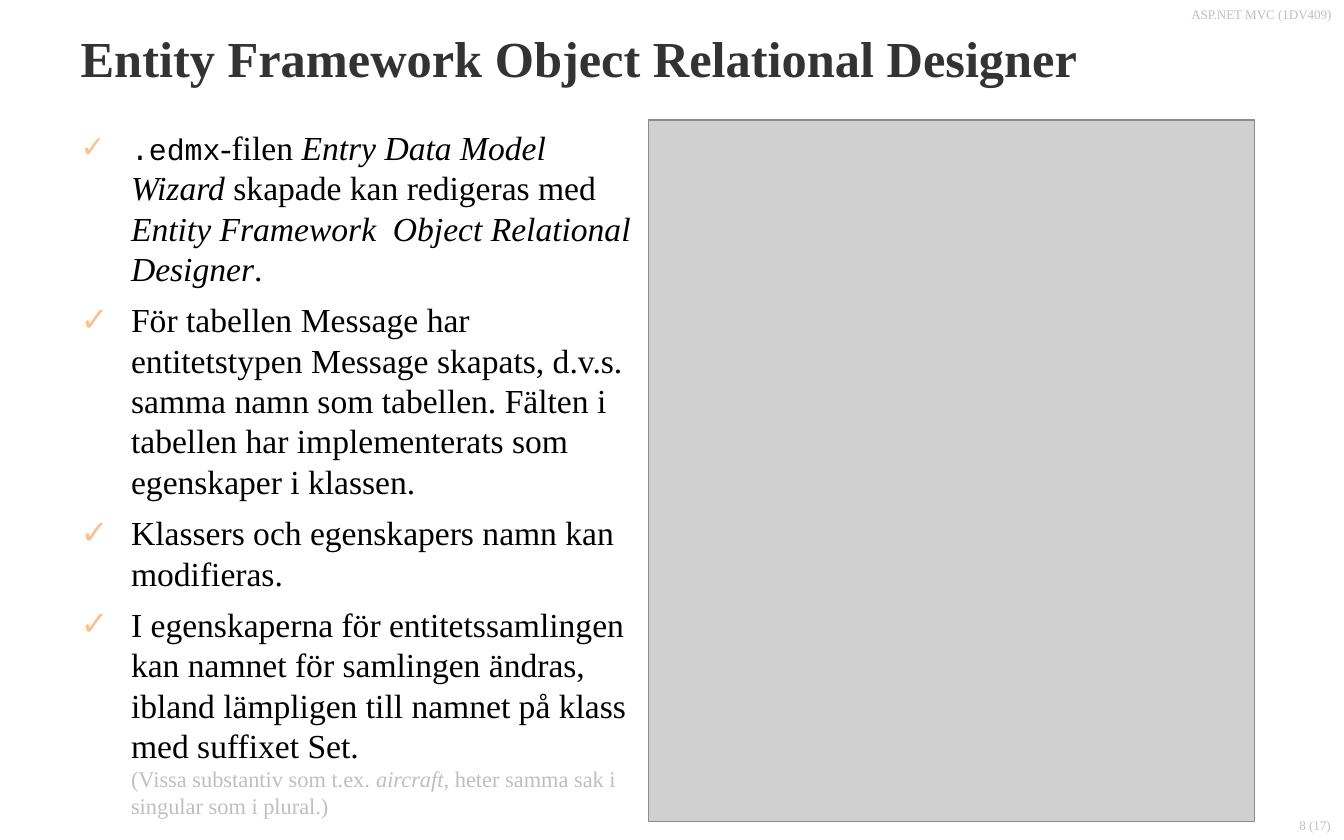
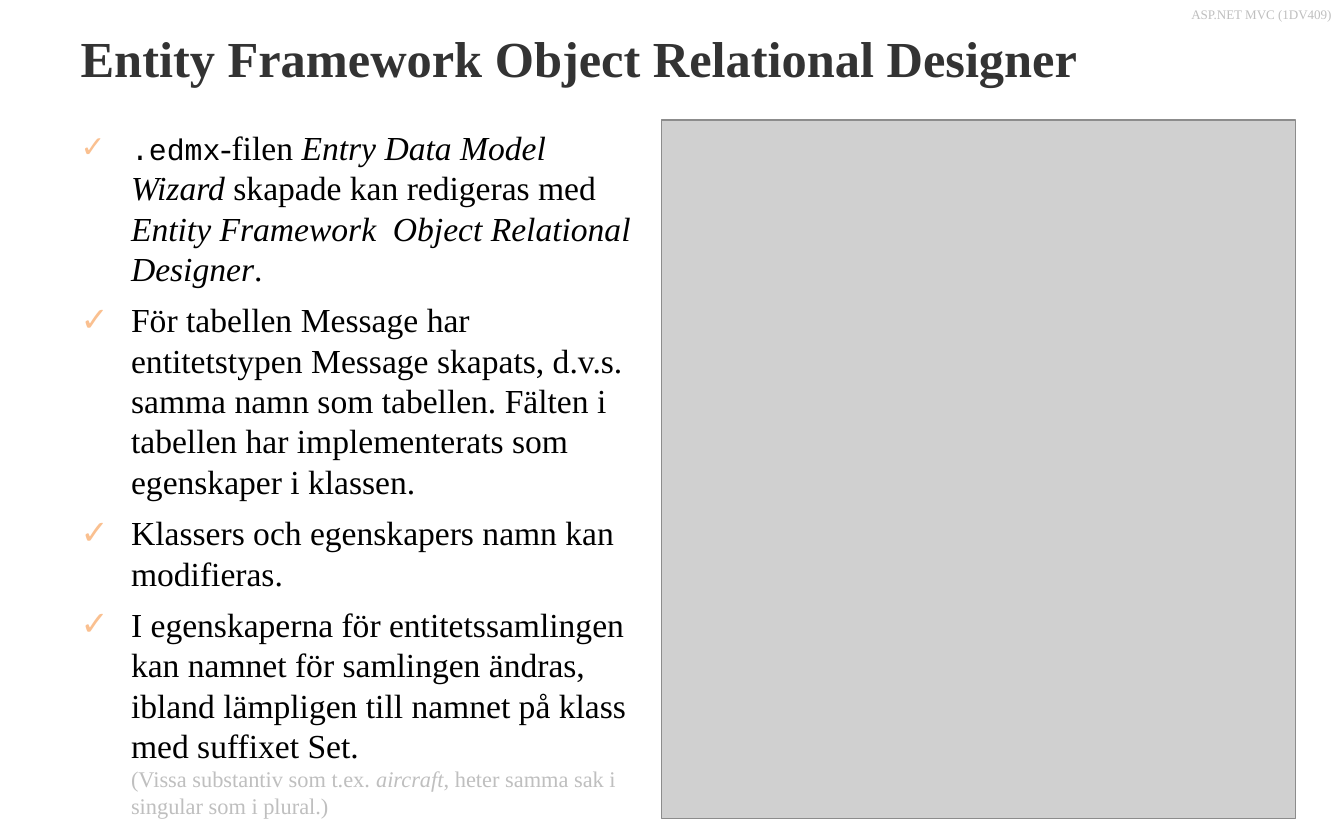
Before and after one commit to 1dv409/kursmaterial, a slide deck: slide 8 of Presentationsmaterial/Dokument/1.2 Enkel gästbok 1.0.pptx. Drawn at 1344x840 pixels with LibreOffice and Linux fonts; fonts in the diff are those of the drawing; grey boxes stand for pictures; background and template pictures are left out. Boxes give left, top, right and bottom in pixels: in the first picture for what was removed or moved away, otherwise in the second. Text is boxed around its words. In the diff, an @@ line names an element or a change of style, - is before the commit and + after.

```diff
--- a/Presentationsmaterial/Dokument/1.2 Enkel gästbok 1.0.pptx
+++ b/Presentationsmaterial/Dokument/1.2 Enkel gästbok 1.0.pptx
@@ picture: place and size @@
-picture at box(649, 120, 1255, 821)
+picture at box(661, 120, 1296, 818)
@@ page number removed at box(1299, 822, 1331, 832) @@
-8 (17)
```
Also in this commit, not shown: 15 other slides changed, 1 other file.
